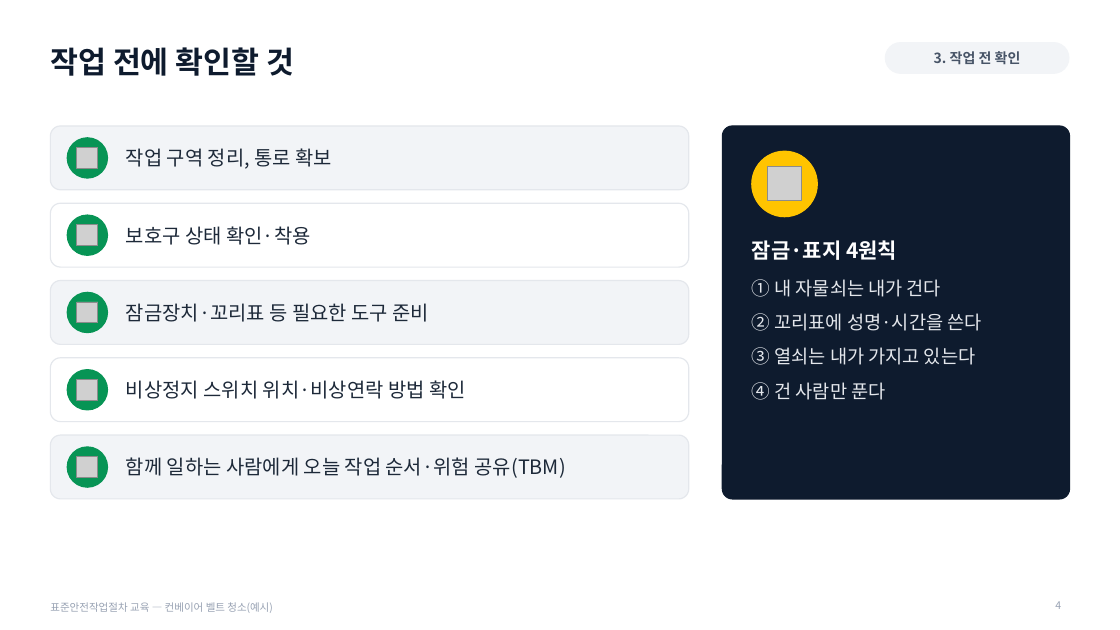
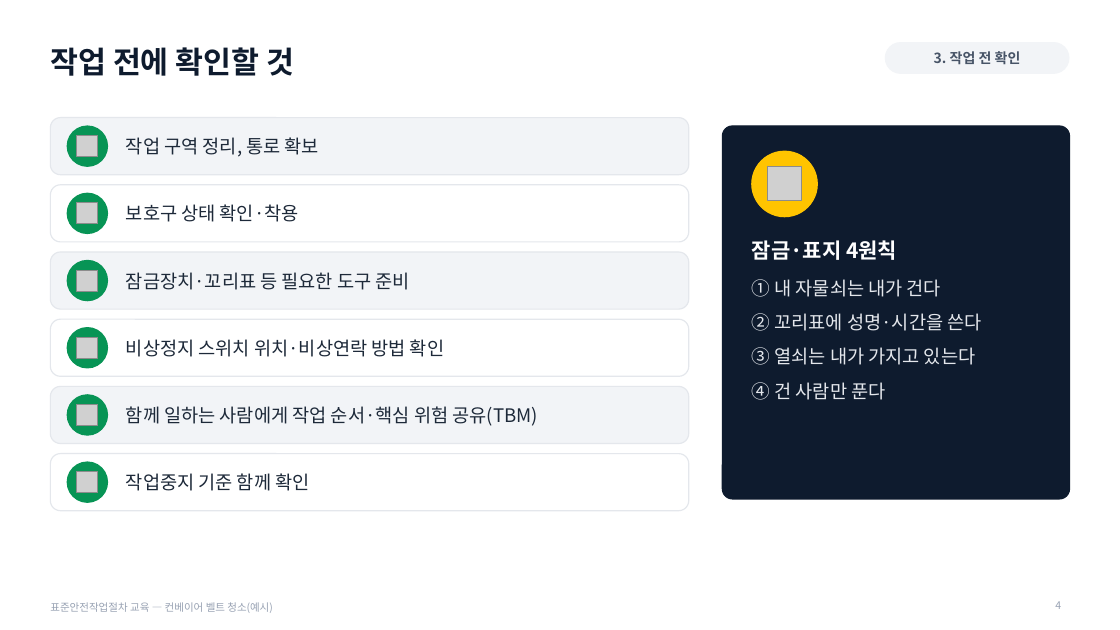
Before and after one commit to tjsrlfhzpt-ai/anjeonduck, a slide deck: slide 4 of assets/files/templates/SafePlum_sop_training.pptx. Drawn at 1120x630 pixels with LibreOffice and Linux fonts; fonts in the diff are those of the drawing; grey boxes stand for pictures. Boxes give left, top, right and bottom in pixels: in the first picture for what was removed or moved away, otherwise in the second. Text is boxed around its words. In the diff, an @@ line names an element or a change of style, - is before the commit and + after.

```diff
--- a/assets/files/templates/SafePlum_sop_training.pptx
+++ b/assets/files/templates/SafePlum_sop_training.pptx
@@ rounded rectangle: place and size @@
-rounded rectangle at (50,126,689,190)
+rounded rectangle at (50,118,689,175)
@@ text "작업 구역 정리, 통로 확보": place and size @@
-text "작업 구역 정리, 통로 확보" at (126,148,333,169)
+text "작업 구역 정리, 통로 확보" at (126,137,319,157)
@@ ellipse: place and size @@
-ellipse at (67,138,108,178)
+ellipse at (67,126,108,166)
@@ picture: place and size @@
-picture at (77,148,98,169)
+picture at (77,136,98,157)
@@ rounded rectangle: place and size @@
-rounded rectangle at (50,203,689,267)
+rounded rectangle at (50,185,689,242)
@@ ellipse: place and size @@
-ellipse at (67,215,108,255)
+ellipse at (67,193,108,234)
@@ picture: place and size @@
-picture at (77,225,98,246)
+picture at (77,203,98,224)
@@ text "보호구 상태 확인·착용": place and size @@
-text "보호구 상태 확인·착용" at (126,226,310,245)
+text "보호구 상태 확인·착용" at (126,204,299,222)
@@ rounded rectangle: place and size @@
-rounded rectangle at (50,281,689,344)
+rounded rectangle at (50,252,689,309)
@@ ellipse: place and size @@
-ellipse at (67,292,108,333)
+ellipse at (67,260,108,301)
@@ text "잠금장치·꼬리표 등 필요한 도구 준비": place and size @@
-text "잠금장치·꼬리표 등 필요한 도구 준비" at (126,303,429,322)
+text "잠금장치·꼬리표 등 필요한 도구 준비" at (126,272,410,290)
@@ picture: place and size @@
-picture at (77,302,98,323)
+picture at (77,271,98,292)
@@ rounded rectangle: place and size @@
-rounded rectangle at (50,358,689,422)
+rounded rectangle at (50,319,689,376)
@@ ellipse added at (67,328,108,368), fill #079455, outline #079455 1 pt @@
@@ size 17 to 16 pt in 4 elements at (126,137,319,157), (126,204,299,222), (126,272,410,290), (126,339,444,357) @@
@@ text "비상정지 스위치 위치·비상연락 방법 확인": place and size @@
-text "비상정지 스위치 위치·비상연락 방법 확인" at (126,380,466,399)
+text "비상정지 스위치 위치·비상연락 방법 확인" at (126,339,444,357)
@@ picture added at (77,338,98,359) @@
@@ proportions changed in 5 elements at (50,118,689,175), (50,185,689,242), (50,252,689,309), (50,319,689,376), (50,386,689,444) @@
@@ rounded rectangle: place and size @@
-rounded rectangle at (50,435,689,499)
+rounded rectangle at (50,386,689,444)
@@ ellipse: place and size @@
-ellipse at (67,370,108,410)
+ellipse at (67,395,108,435)
@@ picture: place and size @@
-picture at (77,380,98,401)
+picture at (77,405,98,426)
@@ text at (126,406,538,426): text changed; size 17 to 16 pt @@
-함께 일하는 사람에게 오늘 작업 순서·위험 공유(TBM)
+함께 일하는 사람에게 작업 순서·핵심 위험 공유(TBM)
@@ rounded rectangle added at (50,454,689,511), fill #FFFFFF, outline #E4E7EC 1 pt @@
@@ ellipse: place and size @@
-ellipse at (67,447,108,487)
+ellipse at (67,462,108,502)
@@ picture: place and size @@
-picture at (77,457,98,478)
+picture at (77,472,98,493)
@@ text added at (126,473,309,491), 16 pt, text #1D2939 @@
+작업중지 기준 함께 확인
```
Also in this commit, not shown: 5 other slides changed, 2 slides added, 21 other files.
